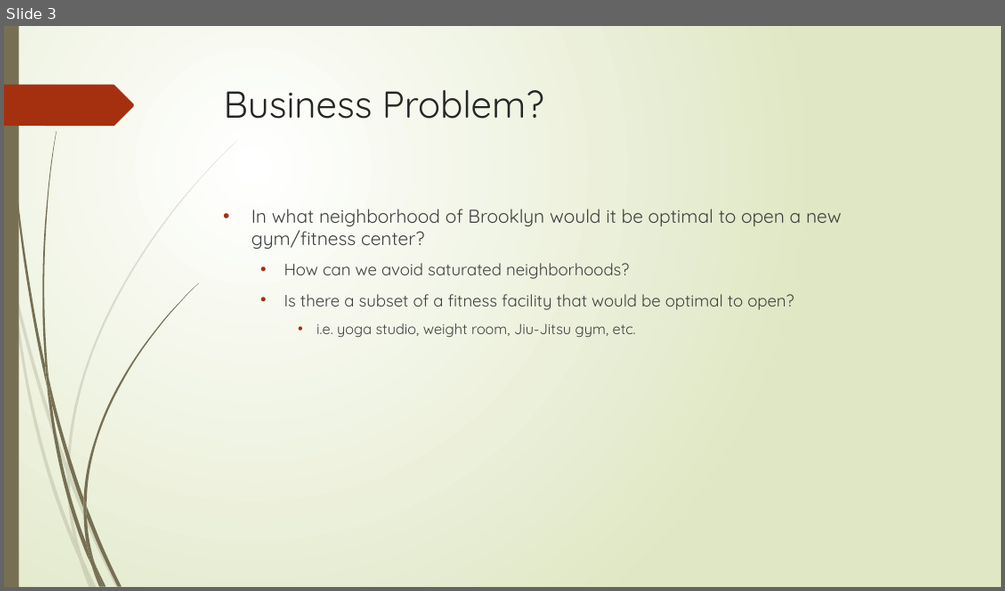
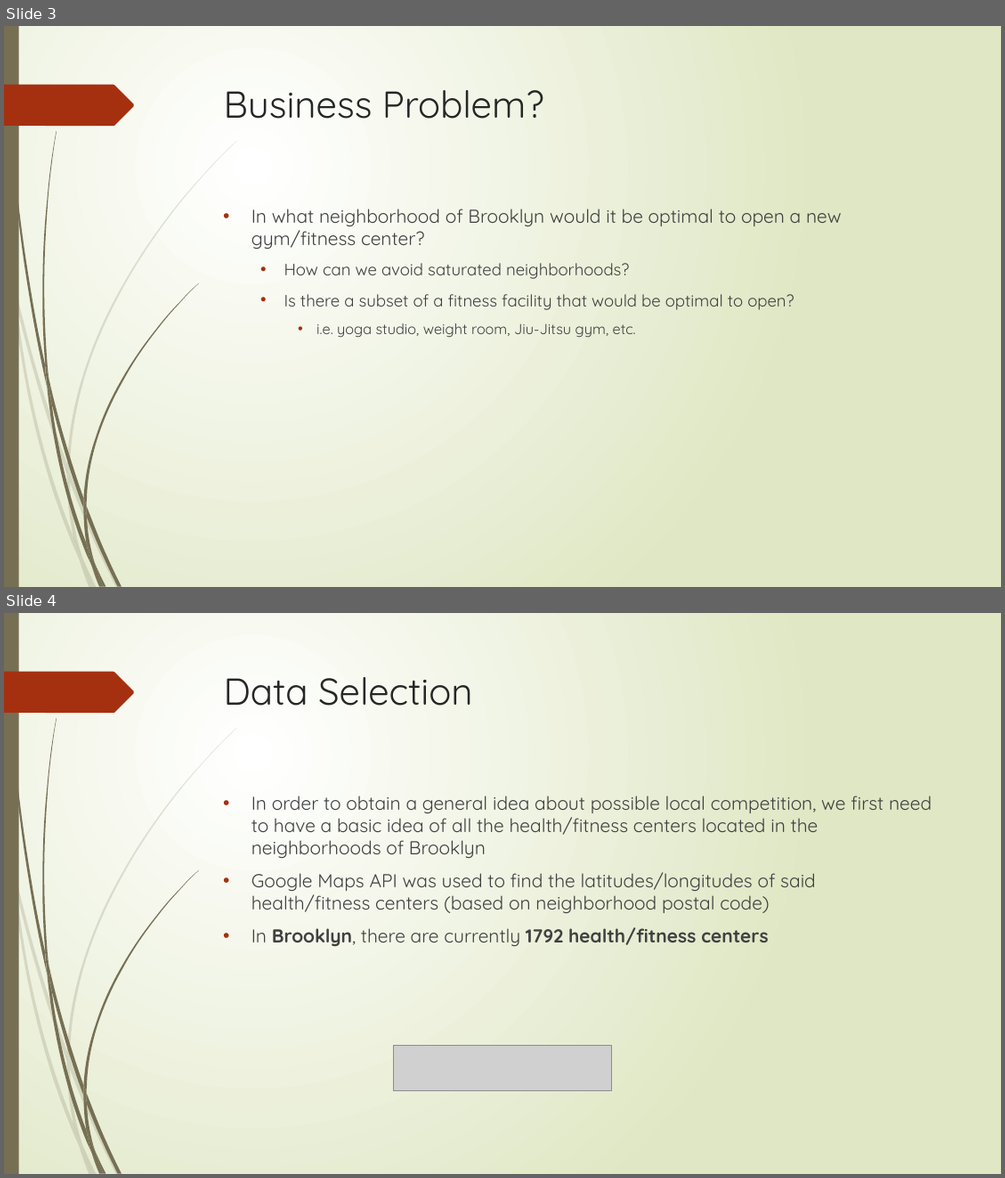
Before and after one commit to ajncle/The-Battle-of-Neighborhoods, a slide deck: Optimal Location for a Gym in Brooklyn.pptx. Shown one above the other, each under a label of ours: slide 3 before the commit, slides 3 and 4 after it. The pictures are 1005x591 and 1005x1178 pixels, drawn with LibreOffice and Linux fonts; fonts in the diff are those of the drawing; grey boxes stand for pictures. Boxes give left, top, right and bottom in pixels: in the first picture for what was removed or moved away, otherwise in the second. Text is boxed around its words. In the diff, an @@ line names an element or a change of style, - is before the commit and + after.

```diff
--- a/Optimal Location for a Gym in Brooklyn.pptx
+++ b/Optimal Location for a Gym in Brooklyn.pptx
@@ slide 4 added at [4,613,1001,1174], background gradient #FFFFFF to #DFE8C4; not listed: 24 template elements that a slide beside it also shows @@
@@ title added at [224,677,473,706], 36 pt, text #262626 @@
+Data Selection
@@ text added at [251,795,931,946], 18 pt, text #404040 @@
+• In order to obtain a general idea about possible local competition, we first need to have a basic idea of all the health/fitness centers located in the neighborhoods of Brooklyn
+• Google Maps API was used to find the latitudes/longitudes of said health/fitness centers (based on neighborhood postal code)
+• In Brooklyn, there are currently 1792 health/fitness centers
@@ picture added at [393,1046,611,1091] @@
```
Also in this commit, not shown: 12 other slides added, 1 slide removed.
